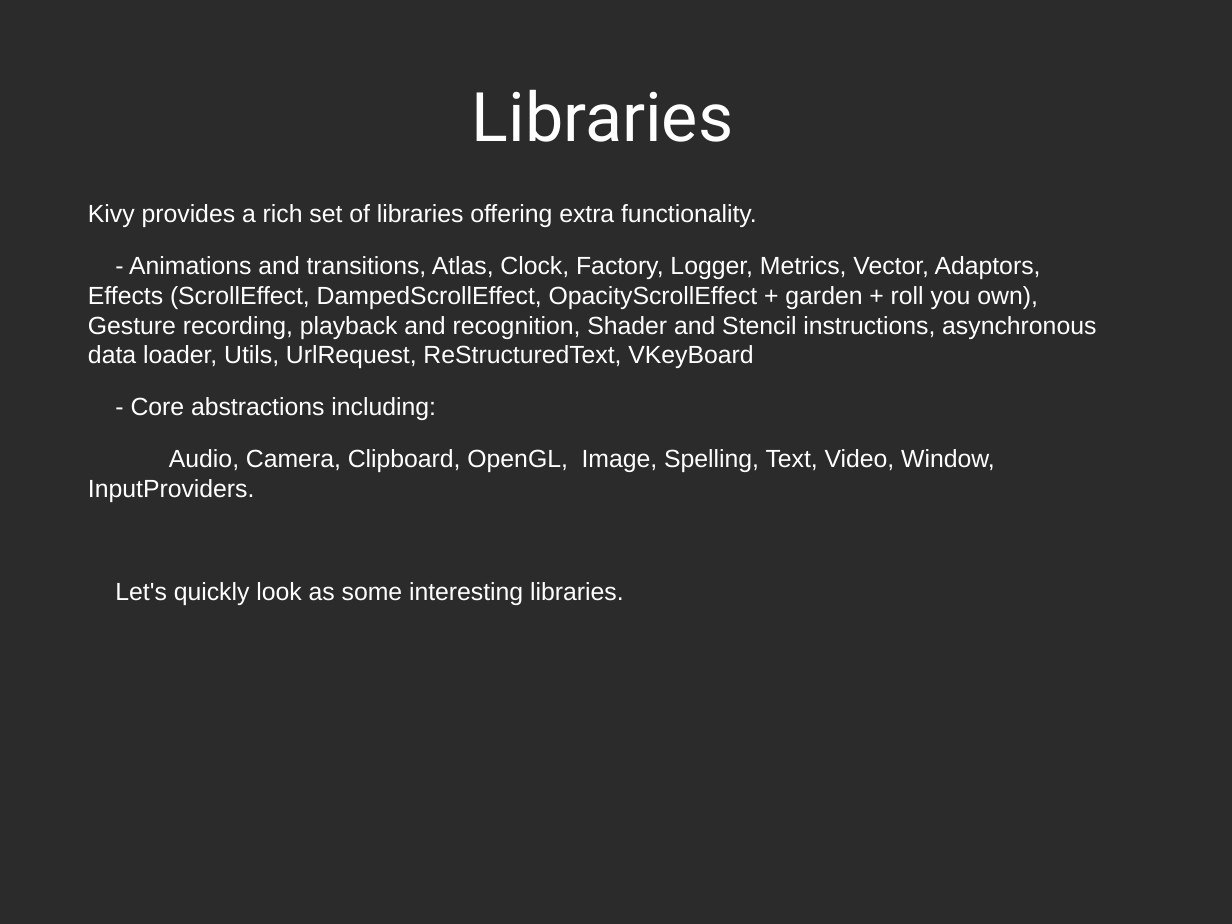
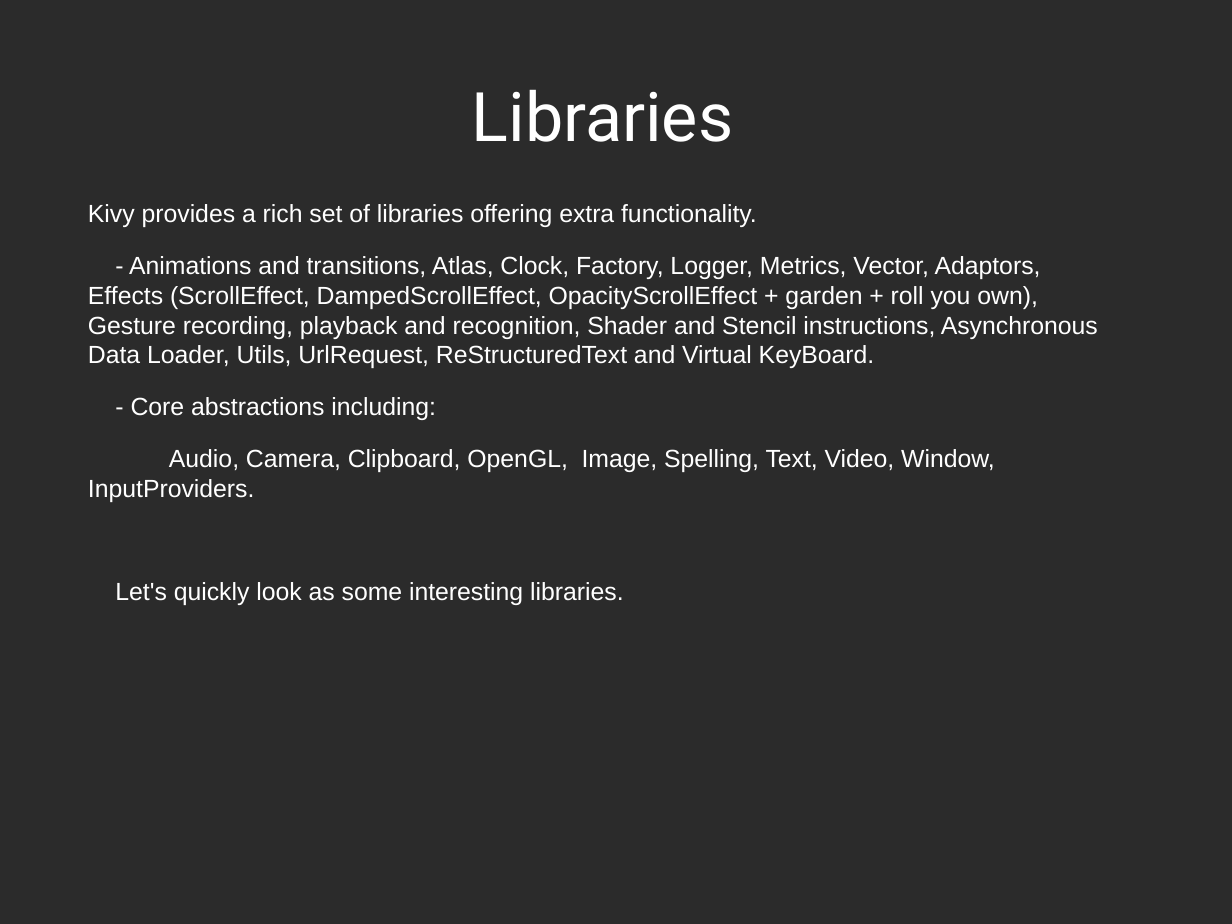
Before and after one commit to Zen-CODE/kivybits, a slide deck: slide 42 of PyCon/ZA 2013/PyCon.odp (slide 40 before the commit). Drawn at 1232x924 pixels with LibreOffice and Linux fonts; fonts in the diff are those of the drawing; background and template pictures are left out; a plain dark background stands for a picture behind light text. Boxes give left, top, right and bottom in pixels: in the first picture for what was removed or moved away, otherwise in the second. Text is boxed around its words. In the diff, an @@ line names an element or a change of style, - is before the commit and + after.

```diff
--- a/PyCon/ZA 2013/PyCon.odp
+++ b/PyCon/ZA 2013/PyCon.odp
@@ text at (88,256,1098,368): text changed @@
-- Animations and transitions, Atlas, Clock, Factory, Logger, Metrics, Vector, Adaptors, Effects (ScrollEffect, DampedScrollEffect, OpacityScrollEffect + garden + roll you own), Gesture recording, playback and recognition, Shader and Stencil instructions, asynchronous data loader, Utils, UrlRequest, ReStructuredText, VKeyBoard
+- Animations and transitions, Atlas, Clock, Factory, Logger, Metrics, Vector, Adaptors, Effects (ScrollEffect, DampedScrollEffect, OpacityScrollEffect + garden + roll you own), Gesture recording, playback and recognition, Shader and Stencil instructions, Asynchronous Data Loader, Utils, UrlRequest, ReStructuredText and Virtual KeyBoard.
```
Also in this commit, not shown: 24 other slides changed, 4 slides added, 3 slides removed, 1 other file.
